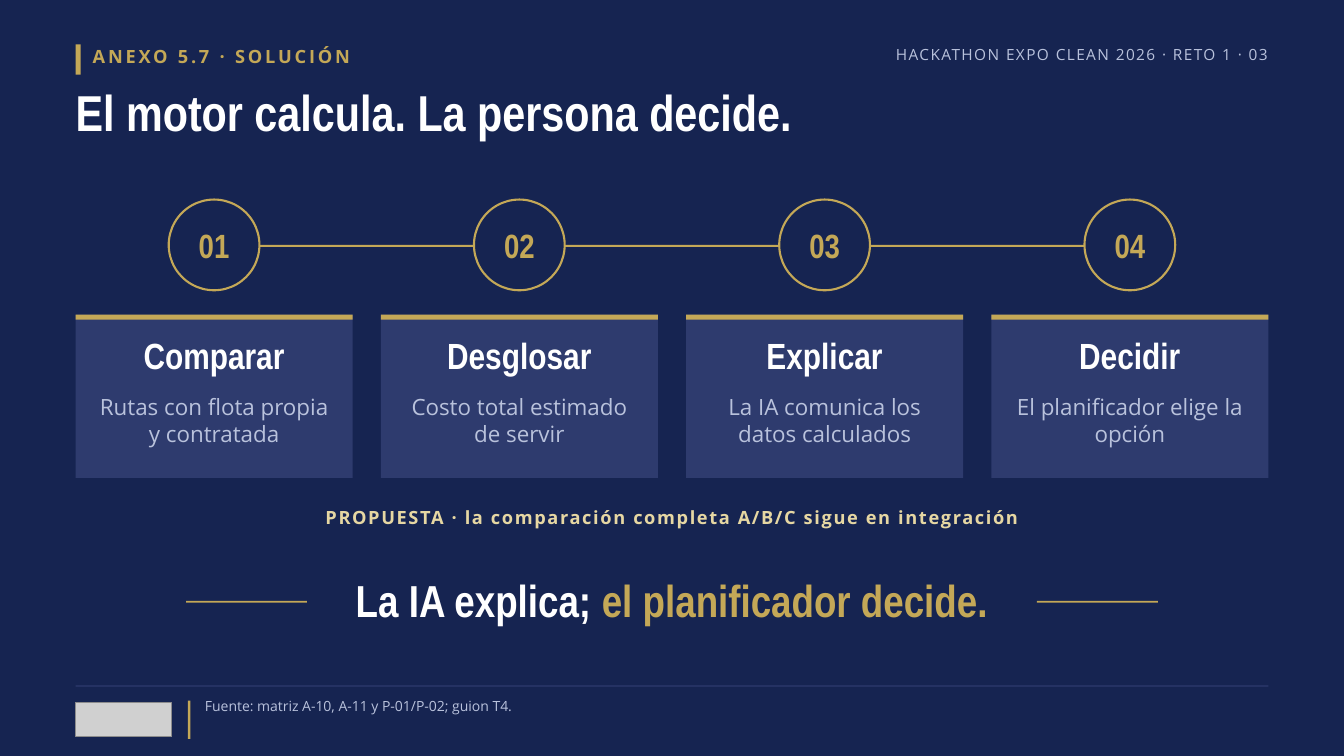
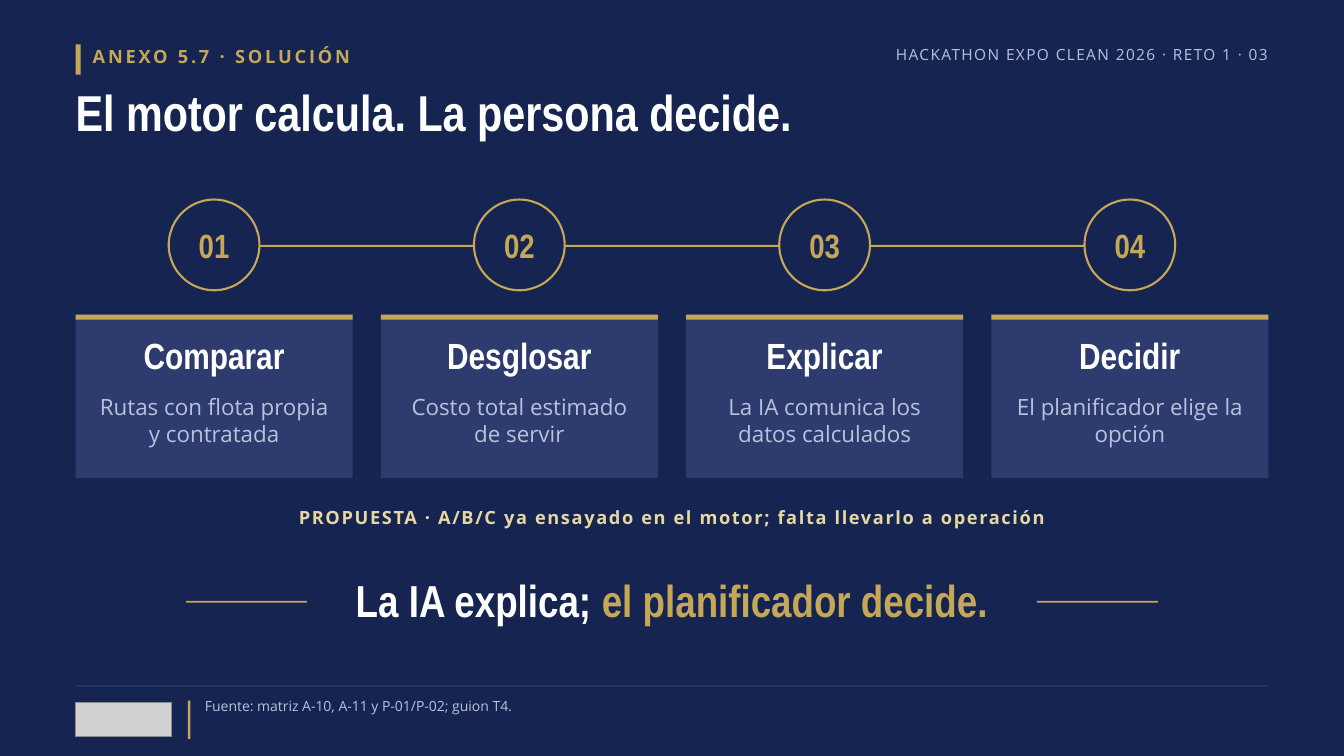
Before and after one commit to bryancito1090/istpetdev-platform, a slide deck: slide 3 of docs/specs/006-validacion-pitch-entrega/materiales/pitch-v3.pptx. Drawn at 1344x756 pixels with LibreOffice and Linux fonts; fonts in the diff are those of the drawing; grey boxes stand for pictures. Boxes give left, top, right and bottom in pixels: in the first picture for what was removed or moved away, otherwise in the second. Text is boxed around its words. In the diff, an @@ line names an element or a change of style, - is before the commit and + after.

```diff
--- a/docs/specs/006-validacion-pitch-entrega/materiales/pitch-v3.pptx
+++ b/docs/specs/006-validacion-pitch-entrega/materiales/pitch-v3.pptx
@@ text at [299,510,1045,529]: text changed @@
-PROPUESTA · la comparación completa A/B/C sigue en integración
+PROPUESTA · A/B/C ya ensayado en el motor; falta llevarlo a operación
```
Also in this commit, not shown: 1 other slide changed, 1 slide added, 1 slide removed, 10 other files.
